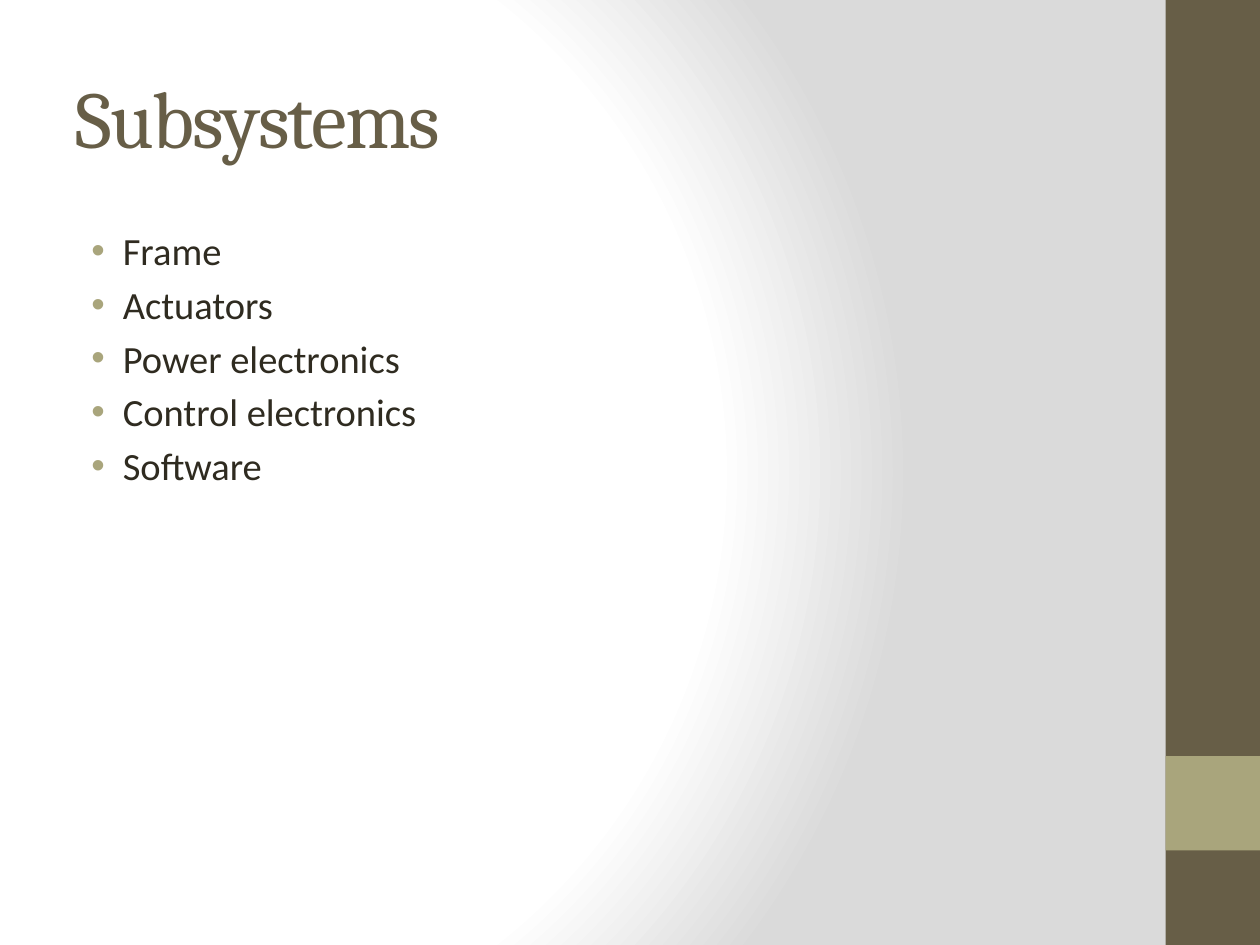
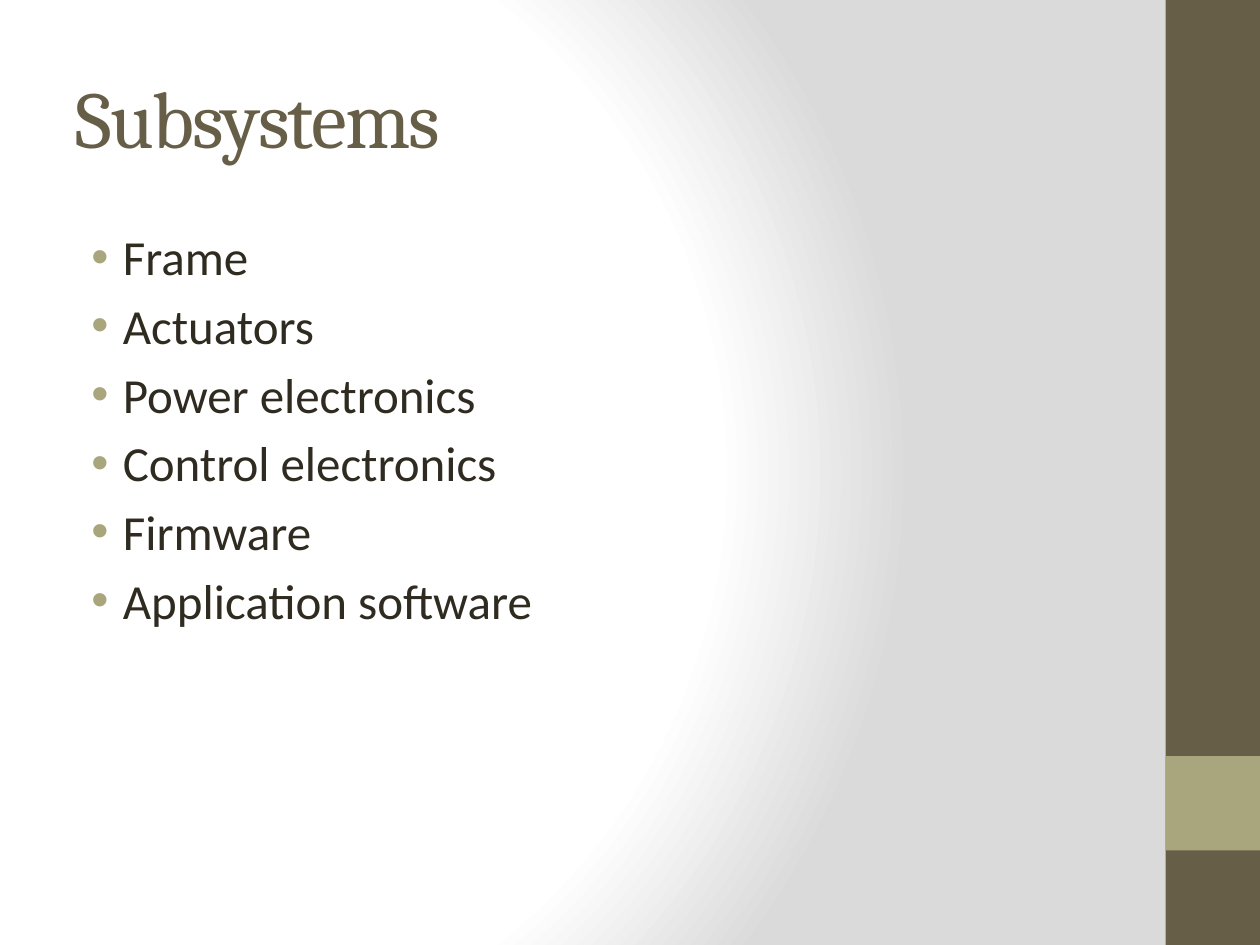
Before and after one commit to UCSBRoboticsClub/robotic-arm, a slide deck: slide 3 of UCSB Robotic Arm Project.pptx. Drawn at 1260x945 pixels with LibreOffice and Linux fonts; fonts in the diff are those of the drawing. Boxes give left, top, right and bottom in pixels: in the first picture for what was removed or moved away, otherwise in the second. Text is boxed around its words. In the diff, an @@ line names an element or a change of style, - is before the commit and + after.

```diff
--- a/UCSB Robotic Arm Project.pptx
+++ b/UCSB Robotic Arm Project.pptx
@@ text at (123,243,497,482): size 22 to 28 pt in "Frame", "Actuators", "Power electronics", "Control electronics"; more space between paragraphs @@
@@ text at (123,516,532,627): text changed; size 22 to 28 pt @@
-• Software
+• Firmware
+• Application software
```
Also in this commit, not shown: 8 other slides changed, 3 slides added, 6 other files.
